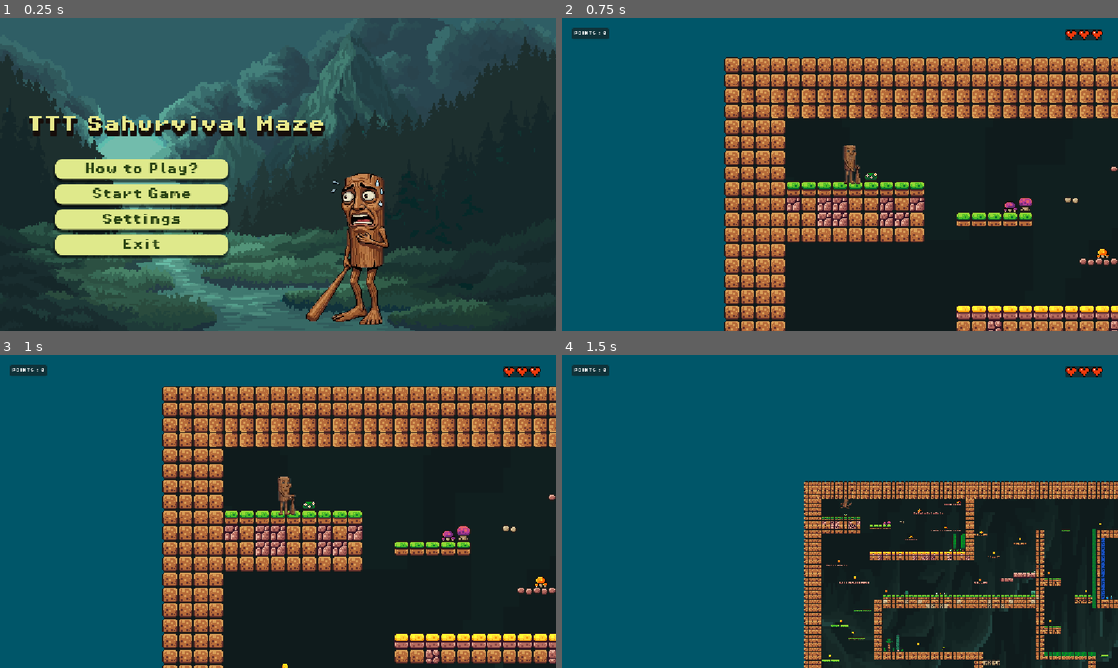
Above: before the commit, frames 1-4 (two rows, left to right).
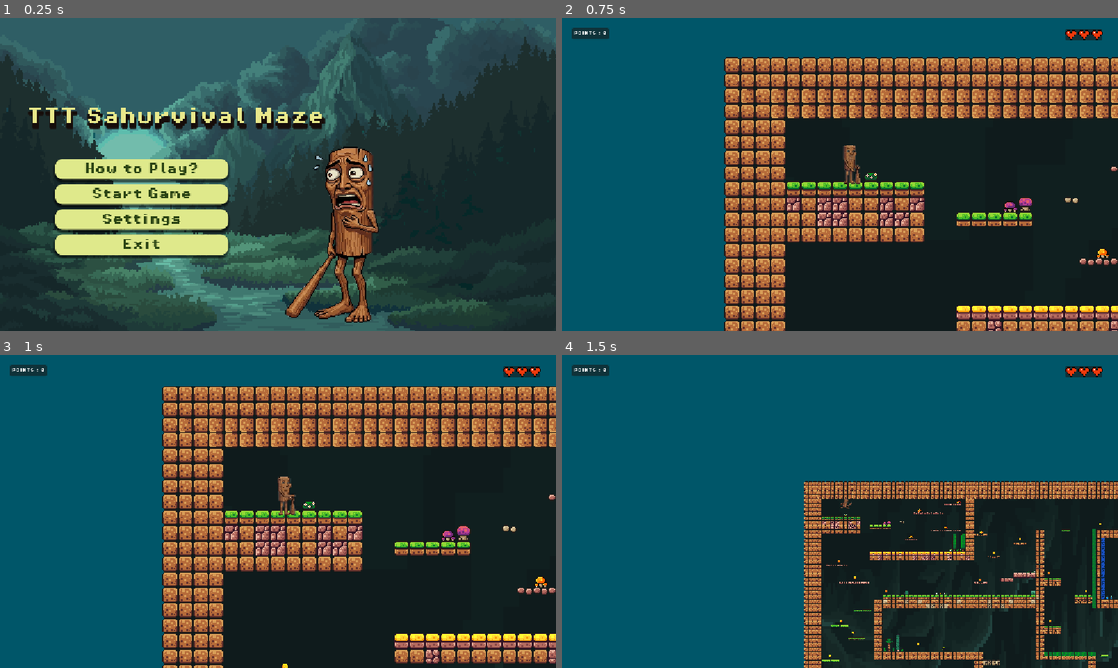
Above: after the commit, the same moments.

Repository: subigyakarki/T
Game: Godot game, scene res://scenes/main_menu.tscn
Two runs of this game, one before a commit and one after it. Both use one fixed random seed, a clock stepped at 60 frames per second and the inputs below. Sound files missing from this copy of the repository are replaced by a short silence.
Inputs:
- Up to frame 1 (0.25 s): no input
- Up to frame 2 (0.75 s): click "Start Game" at 0.5 s
- Up to frame 3 (1 s): no input
- Up to frame 4 (1.5 s): tap Enter (ui_accept) at 1.25 s; hold Right (ui_right) from 1.28 s (still down); hold Q from 1.28 s (still down)

The runs differ from the first frame. In frame 1, 8.0% of the frame differs, in the area x 5-70%, y 28-98%; in frame 2, nothing differs; in frame 3, nothing differs; in frame 4, nothing differs.

Commit message:
Merge updates

Diff:
--- a/triple-t/project.godot
+++ b/triple-t/project.godot
@@ -13,7 +13,7 @@
 config/name="TripleT"
 run/main_scene="uid://bgbrvedgpf855"
 config/features=PackedStringArray("4.6", "Forward Plus")
-config/icon="res://icon.svg"
+config/icon="uid://dxs2h7b8o8ylr"
 
 [audio]
 
--- a/triple-t/scenes/main_menu.tscn
+++ b/triple-t/scenes/main_menu.tscn
@@ -154,8 +154,8 @@
 [node name="ParallaxLayer7" type="ParallaxLayer" parent="ParallaxBackground" unique_id=1422030483]
 
 [node name="Sprite2D" type="Sprite2D" parent="ParallaxBackground/ParallaxLayer7" unique_id=736667757]
-position = Vector2(740, 479)
-scale = Vector2(0.4766955, 0.38183594)
+position = Vector2(710.53406, 449.25003)
+scale = Vector2(0.5342462, 0.43994147)
 texture = ExtResource("3_wu84c")
 
 [node name="Title" type="Label" parent="." unique_id=282073329]
@@ -165,10 +165,10 @@
 anchor_top = 0.5
 anchor_right = 0.5
 anchor_bottom = 0.5
-offset_left = -549.0
-offset_top = -148.0
-offset_right = 127.0
-offset_bottom = -59.0
+offset_left = -550.0
+offset_top = -164.0
+offset_right = 126.0
+offset_bottom = -75.0
 grow_horizontal = 2
 grow_vertical = 2
 theme_override_colors/font_color = Color(0.9137255, 0.9137255, 0.54509807, 1)
@@ -269,7 +269,6 @@
 vertical_alignment = 1
 
 [node name="How to Play" type="Panel" parent="." unique_id=308219631]
-visible = false
 layout_mode = 0
 offset_left = 59.0
 offset_top = 230.0
